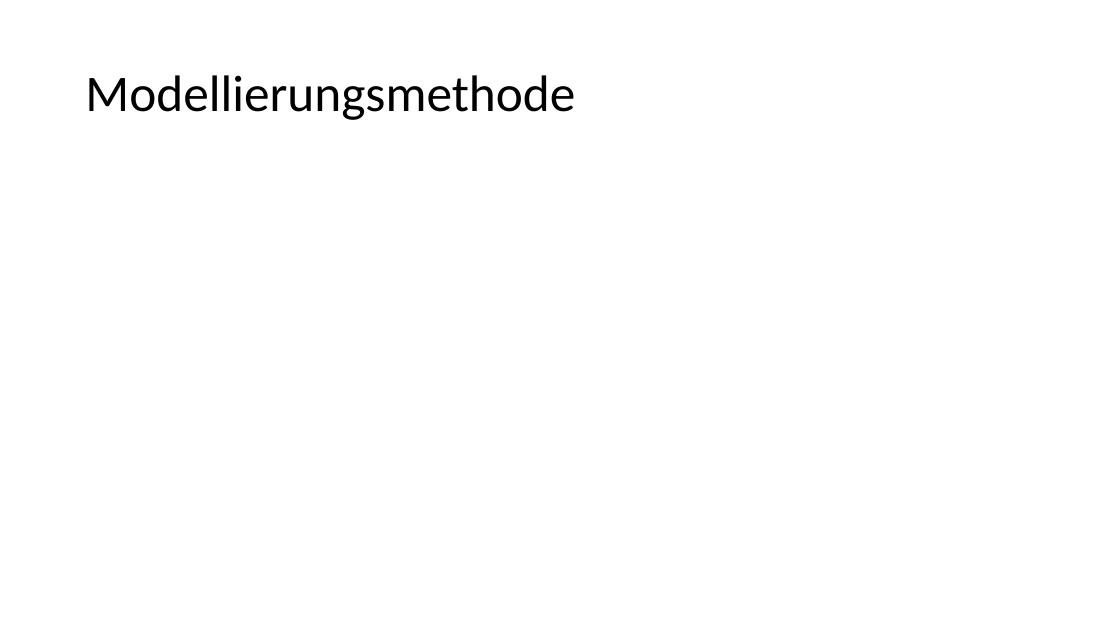
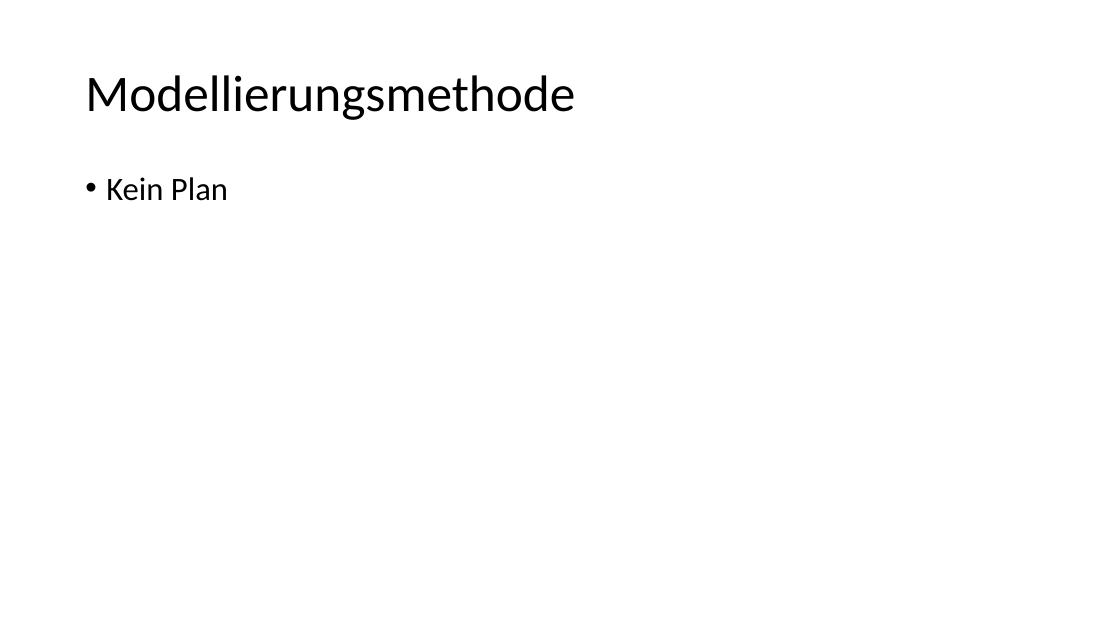
Before and after one commit to linuxfanatiker/hugepackage, a slide deck: slide 8 of 1Woche_Paketerkennung.pptx (slide 7 before the commit). Drawn at 1120x630 pixels with LibreOffice and Linux fonts; fonts in the diff are those of the drawing. Boxes give left, top, right and bottom in pixels: in the first picture for what was removed or moved away, otherwise in the second. Text is boxed around its words. In the diff, an @@ line names an element or a change of style, - is before the commit and + after.

```diff
--- a/1Woche_Paketerkennung.pptx
+++ b/1Woche_Paketerkennung.pptx
@@ text added at box(106, 177, 228, 201), 28 pt, text #000000 @@
+• Kein Plan
```
Also in this commit, not shown: 2 other slides changed, 2 slides added, 1 slide removed.
